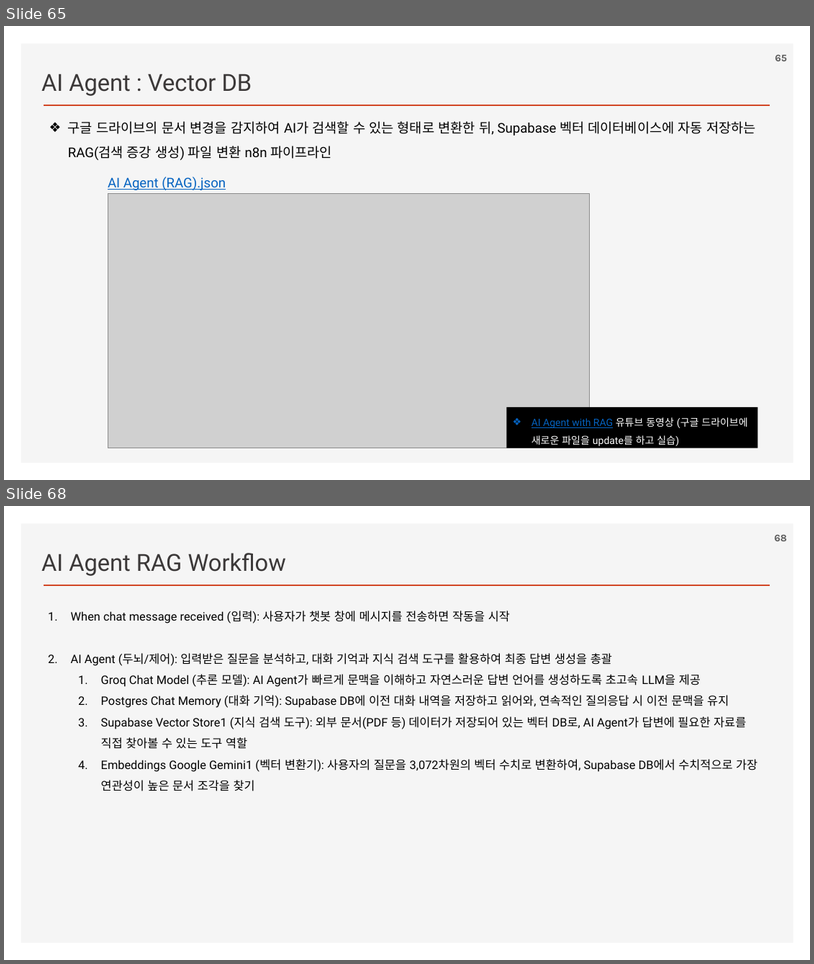
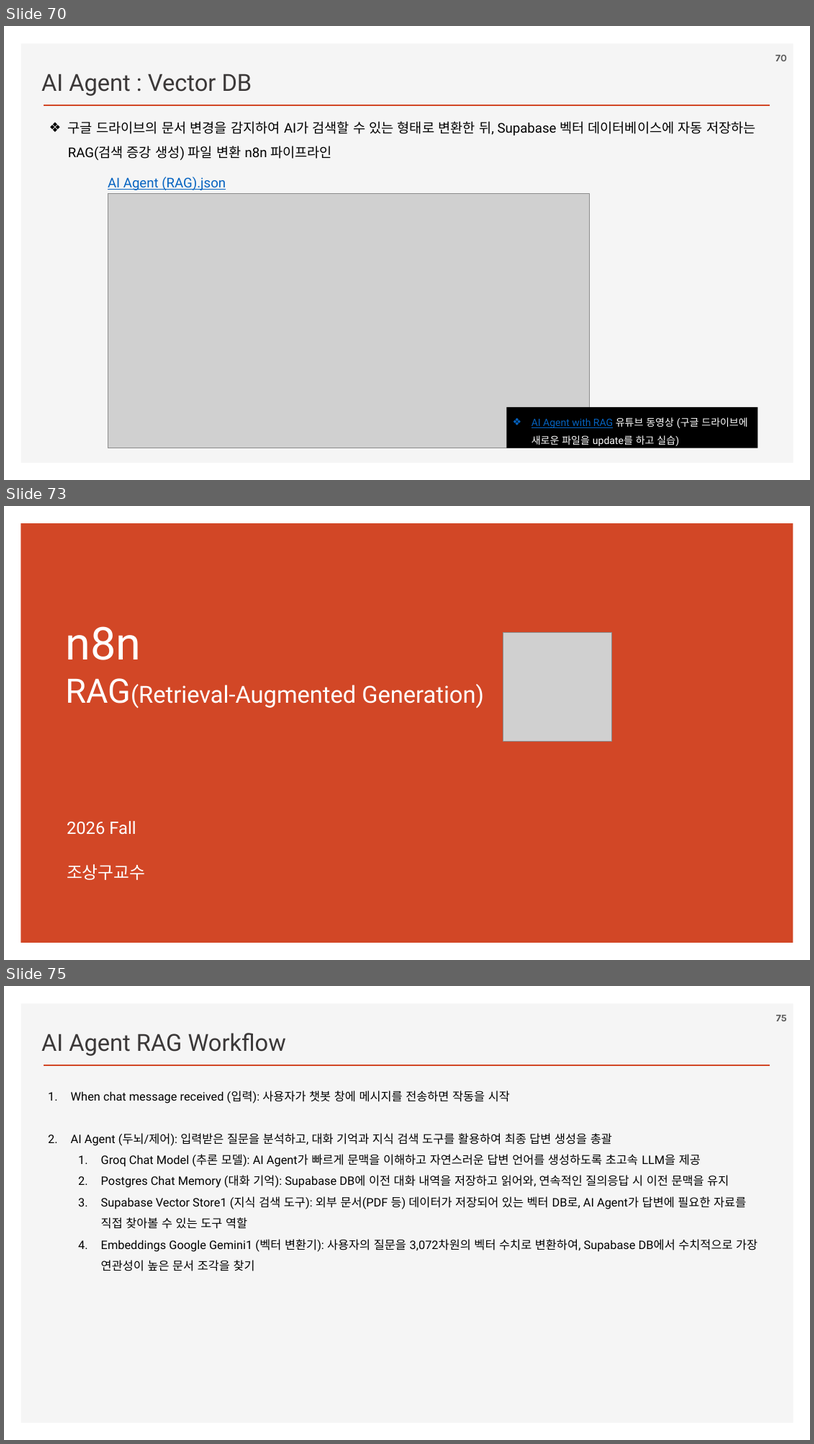
Before and after one commit to ancestor9/2026_Fall_AI-Workflow, a slide deck: PPTs/04_AI Workflow_n8n.pptx. Shown one above the other, each under a label of ours: slides 65 and 68 before the commit, slides 70, 73 and 75 after it; the slides between them are not shown. The pictures are 814x964 and 814x1444 pixels, drawn with LibreOffice and Linux fonts; fonts in the diff are those of the drawing; grey boxes stand for pictures; background and template pictures are left out. Boxes give left, top, right and bottom in pixels: in the first picture for what was removed or moved away, otherwise in the second. Text is boxed around its words. In the diff, an @@ line names an element or a change of style, - is before the commit and + after.

```diff
--- a/PPTs/04_AI Workflow_n8n.pptx
+++ b/PPTs/04_AI Workflow_n8n.pptx
@@ slide 73 added at (4, 506, 810, 960), background #FFFFFF @@
@@ rectangle added at (21, 523, 794, 943), fill #D24726 @@
@@ title added at (65, 626, 484, 708), 28 pt, text #FFFFFF @@
+n8n
+RAG(Retrieval-Augmented Generation)
@@ picture added at (504, 633, 612, 741) @@
@@ text added at (67, 821, 146, 880), 20.4 pt, text #FFFFFF @@
+2026 Fall
+조상구교수
@@ what was slide 65 is now slide 70 @@
@@ page number at (776, 55, 787, 61): text changed @@
-65
+70
@@ what was slide 68 is now slide 75 @@
@@ page number at (777, 1015, 787, 1021): text changed @@
-68
+75
```
Also in this commit, not shown: 5 slides changed, 8 other slides added.
